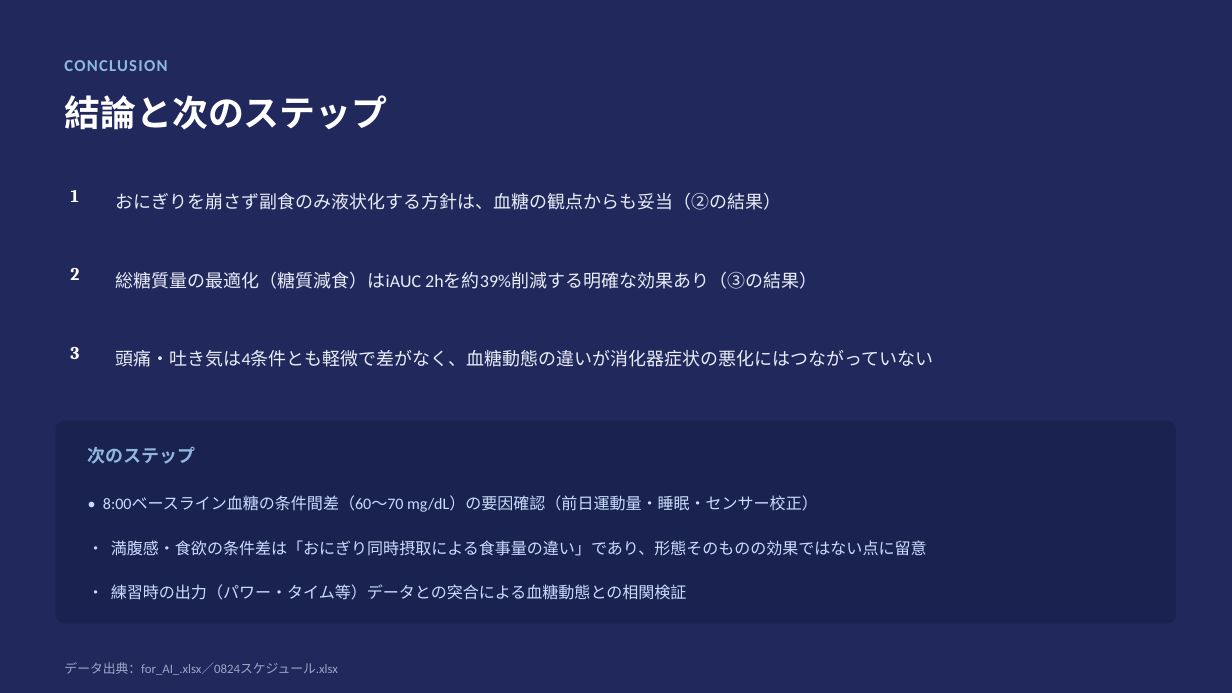
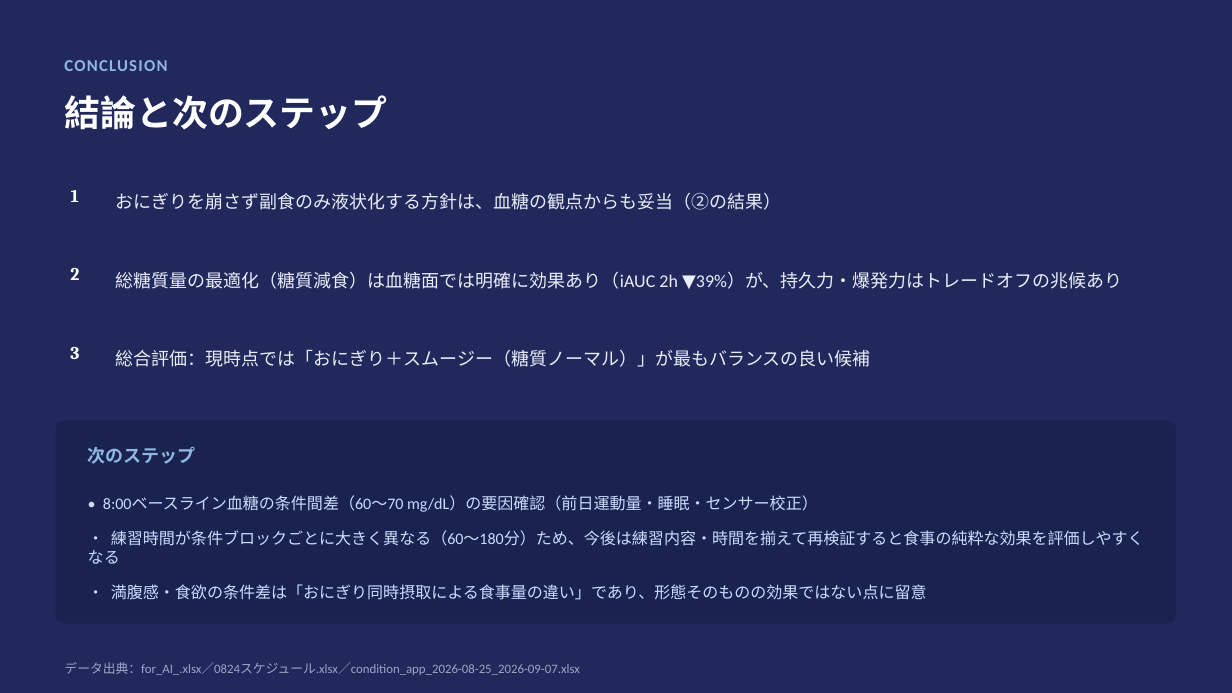
Before and after one commit to atsuh2022-ux/AK, a slide deck: slide 13 of analysis/slides/血糖値比較分析.pptx (slide 10 before the commit). Drawn at 1232x693 pixels with LibreOffice and Linux fonts; fonts in the diff are those of the drawing. Boxes give left, top, right and bottom in pixels: in the first picture for what was removed or moved away, otherwise in the second. Text is boxed around its words. In the diff, an @@ line names an element or a change of style, - is before the commit and + after.

```diff
--- a/analysis/slides/血糖値比較分析.pptx
+++ b/analysis/slides/血糖値比較分析.pptx
@@ text at (x1=115, y1=272, x2=1123, y2=289): text changed @@
-総糖質量の最適化（糖質減食）はiAUC 2hを約39%削減する明確な効果あり（③の結果）
+総糖質量の最適化（糖質減食）は血糖面では明確に効果あり（iAUC 2h ▼39%）が、持久力・爆発力はトレードオフの兆候あり
@@ text at (x1=115, y1=350, x2=870, y2=367): text changed @@
-頭痛・吐き気は4条件とも軽微で差がなく、血糖動態の違いが消化器症状の悪化にはつながっていない
+総合評価：現時点では「おにぎり＋スムージー（糖質ノーマル）」が最もバランスの良い候補
@@ text added at (x1=88, y1=530, x2=1144, y2=564), 12.5 pt, text #CADCFC @@
+• 練習時間が条件ブロックごとに大きく異なる（60〜180分）ため、今後は練習内容・時間を揃えて再検証すると食事の純粋な効果を評価しやすくなる
@@ text "• 満腹感・食欲の条件差は「おにぎり同時摂取による食事量の違い」であり、形態そのものの効果ではない点に留意" moved from (x1=111, y1=540, x2=927, y2=556) to (x1=111, y1=584, x2=927, y2=600) @@
@@ text removed at (x1=111, y1=584, x2=687, y2=600) @@
-• 練習時の出力（パワー・タイム等）データとの突合による血糖動態との相関検証
@@ text at (x1=64, y1=662, x2=579, y2=675): text changed @@
-データ出典：for_AI_.xlsx／0824スケジュール.xlsx
+データ出典：for_AI_.xlsx／0824スケジュール.xlsx／condition_app_2026-08-25_2026-09-07.xlsx
```
Also in this commit, not shown: 4 other slides changed, 3 slides added, 1 other file.
